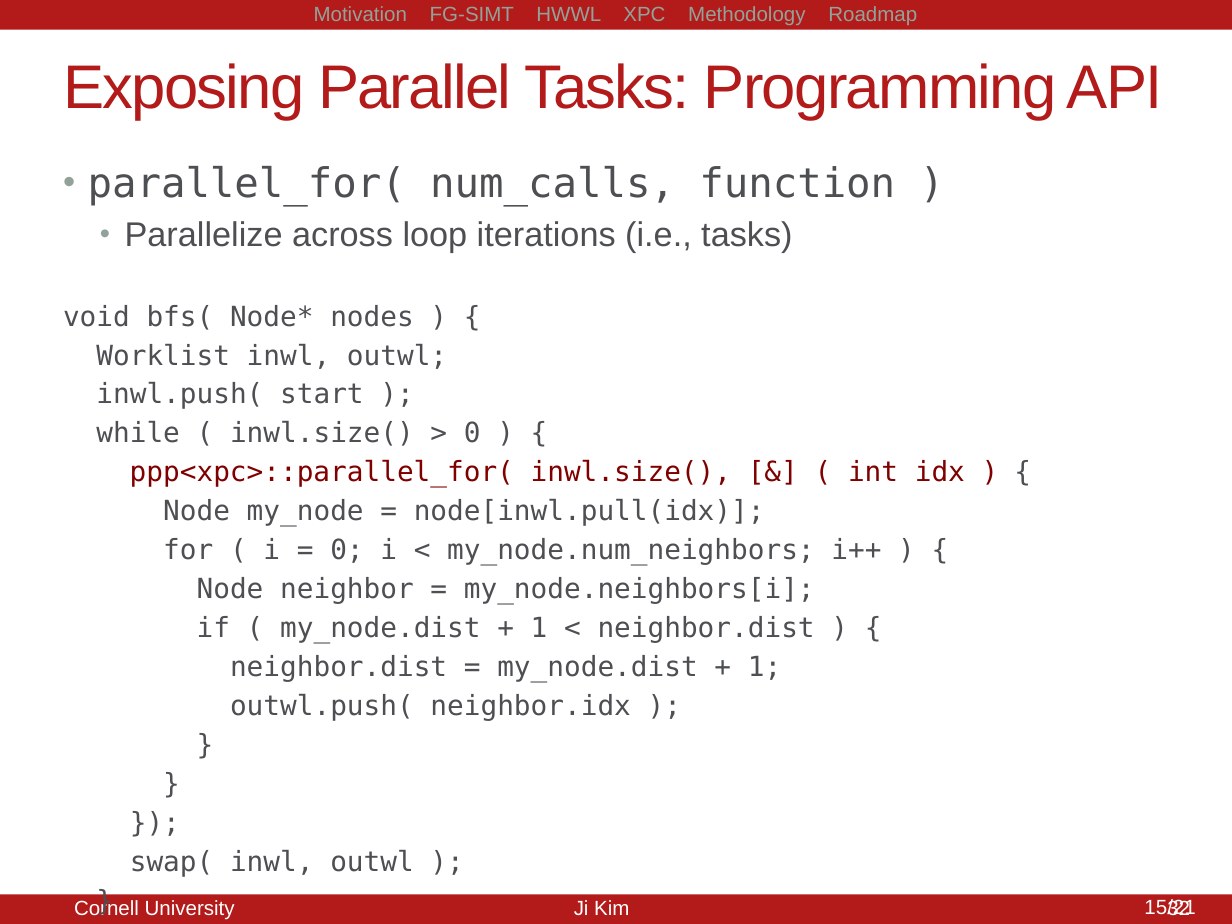
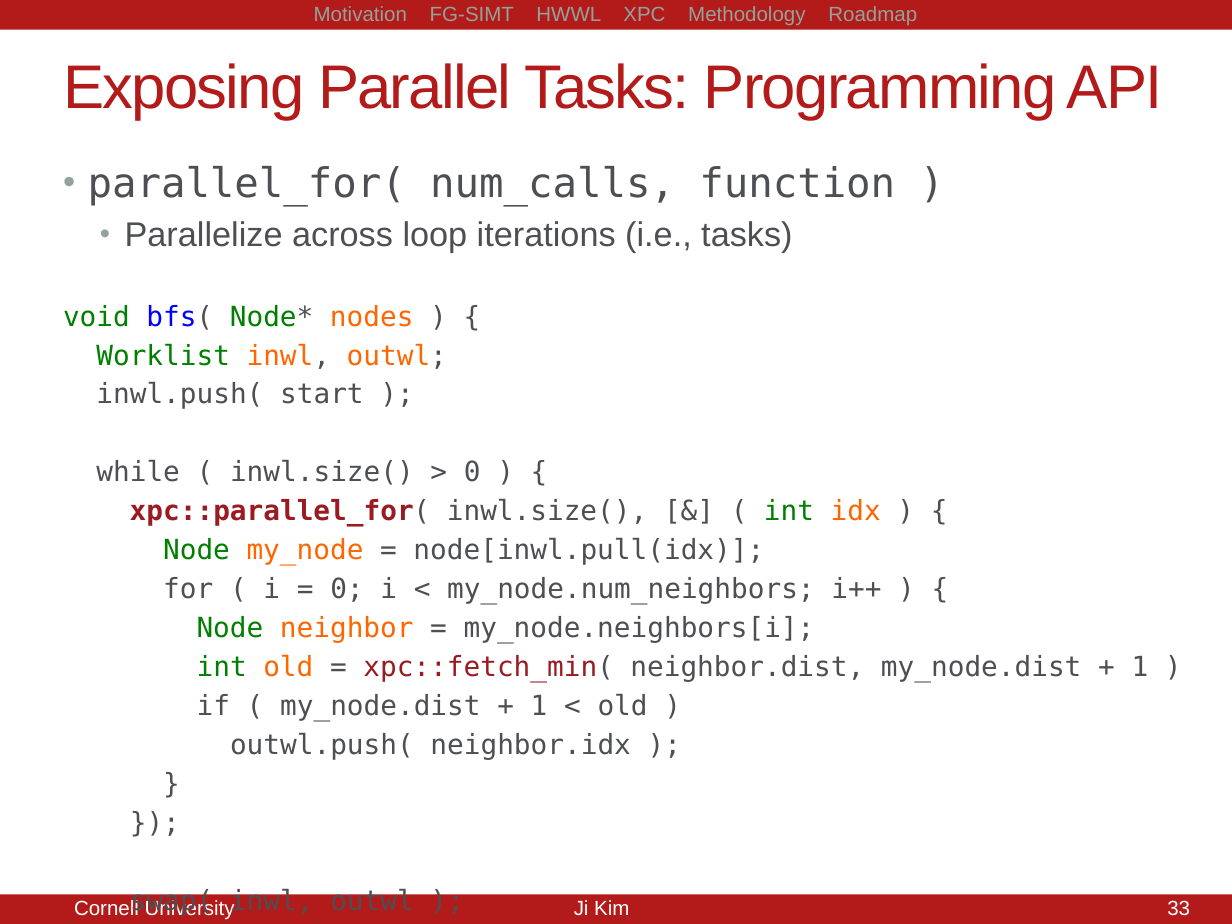
Before and after one commit to jyk46/presentation-csl-aexam, a slide deck: slide 33 of a-exam-10082014.pptx (slide 32 before the commit). Drawn at 1232x924 pixels with LibreOffice and Linux fonts; fonts in the diff are those of the drawing. Boxes give left, top, right and bottom in pixels: in the first picture for what was removed or moved away, otherwise in the second. Text is boxed around its words. In the diff, an @@ line names an element or a change of style, - is before the commit and + after.

```diff
--- a/a-exam-10082014.pptx
+++ b/a-exam-10082014.pptx
@@ text at (63, 166, 1149, 760): paragraph removed @@
-}
@@ text at (63, 305, 815, 643): text colour #4D4F53 to #008000 in "void Node*", "Worklist", "Node", "Node"; text colour #4D4F53 to #0000FF in "bfs("; text colour #4D4F53 to #FF6600 in "nodes", "inwl, outwl;", "my_node", "neighbor" @@
@@ text at (130, 499, 881, 526): text changed; text colour #800000 to #4D4F53 @@
-ppp<xpc>::parallel_for( inwl.size(), [&] ( int idx ) {
+xpc::parallel_for( inwl.size(), [&] ( int idx ) {
@@ text at (197, 654, 1149, 721): text changed @@
-if ( my_node.dist + 1 < neighbor.dist ) {
-neighbor.dist = my_node.dist + 1;
+int old = xpc::fetch_min( neighbor.dist, my_node.dist + 1 )
+if ( my_node.dist + 1 < old )
@@ text removed at (1144, 899, 1195, 915) @@
-15/21
@@ page number at (1139, 900, 1190, 916): text changed @@
-32/21
+33/21
@@ page number at (1167, 900, 1190, 916): text changed @@
-32
+33
```
Also in this commit, not shown: 18 other slides changed, 4 slides added, 2 slides removed, 7 other files.
